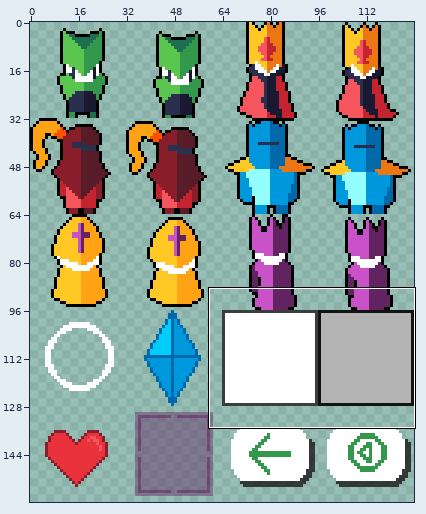
Two states of a sprite sheet, assets/sprites.png. The picture above shows the old version from afar; the outline marks the close-up.
Close-up. Before the commit:
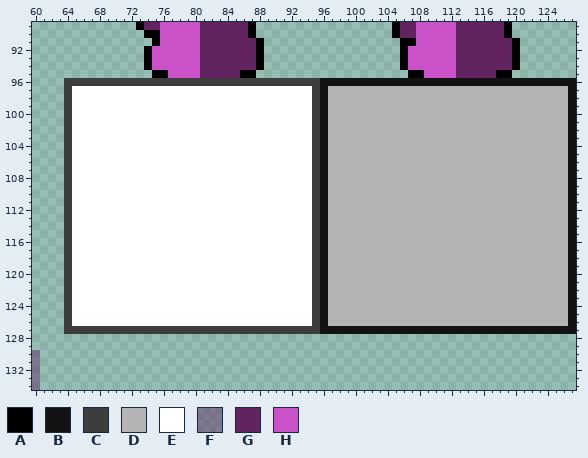
The file is 128x160 pixels. Shown: x 60..127, y 89..134.
Palette (. is transparent): A #000000  B #131313  C #3d3d3d  D #b4b4b4  E #ffffff  F #62246173  G #622461  H #ca52c9
After the commit:
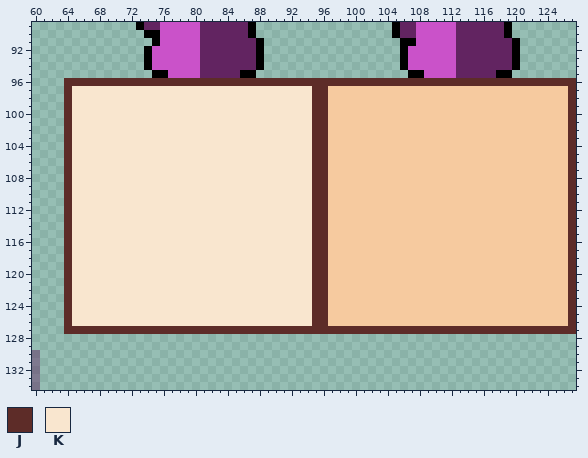
Colours new in this view: J #5d2c28  K #f9e6cf
Change:
colour D: #b4b4b4 -> #f6ca9f
Changed rows in their new state; - is a pixel that keeps its letter.
first column x 64:
 96 JJJJJJJJJJJJJJJJJJJJJJJJJJJJJJJJJJJJJJJJJJJJJJJJJJJJJJJJJJJJJJJJ
 97 JKKKKKKKKKKKKKKKKKKKKKKKKKKKKKKJJ------------------------------J
 98 JKKKKKKKKKKKKKKKKKKKKKKKKKKKKKKJJ------------------------------J
 99 JKKKKKKKKKKKKKKKKKKKKKKKKKKKKKKJJ------------------------------J
100 JKKKKKKKKKKKKKKKKKKKKKKKKKKKKKKJJ------------------------------J
101 JKKKKKKKKKKKKKKKKKKKKKKKKKKKKKKJJ------------------------------J
102 JKKKKKKKKKKKKKKKKKKKKKKKKKKKKKKJJ------------------------------J
103 JKKKKKKKKKKKKKKKKKKKKKKKKKKKKKKJJ------------------------------J
104 JKKKKKKKKKKKKKKKKKKKKKKKKKKKKKKJJ------------------------------J
105 JKKKKKKKKKKKKKKKKKKKKKKKKKKKKKKJJ------------------------------J
106 JKKKKKKKKKKKKKKKKKKKKKKKKKKKKKKJJ------------------------------J
107 JKKKKKKKKKKKKKKKKKKKKKKKKKKKKKKJJ------------------------------J
108 JKKKKKKKKKKKKKKKKKKKKKKKKKKKKKKJJ------------------------------J
109 JKKKKKKKKKKKKKKKKKKKKKKKKKKKKKKJJ------------------------------J
110 JKKKKKKKKKKKKKKKKKKKKKKKKKKKKKKJJ------------------------------J
111 JKKKKKKKKKKKKKKKKKKKKKKKKKKKKKKJJ------------------------------J
112 JKKKKKKKKKKKKKKKKKKKKKKKKKKKKKKJJ------------------------------J
113 JKKKKKKKKKKKKKKKKKKKKKKKKKKKKKKJJ------------------------------J
114 JKKKKKKKKKKKKKKKKKKKKKKKKKKKKKKJJ------------------------------J
115 JKKKKKKKKKKKKKKKKKKKKKKKKKKKKKKJJ------------------------------J
116 JKKKKKKKKKKKKKKKKKKKKKKKKKKKKKKJJ------------------------------J
117 JKKKKKKKKKKKKKKKKKKKKKKKKKKKKKKJJ------------------------------J
118 JKKKKKKKKKKKKKKKKKKKKKKKKKKKKKKJJ------------------------------J
119 JKKKKKKKKKKKKKKKKKKKKKKKKKKKKKKJJ------------------------------J
120 JKKKKKKKKKKKKKKKKKKKKKKKKKKKKKKJJ------------------------------J
121 JKKKKKKKKKKKKKKKKKKKKKKKKKKKKKKJJ------------------------------J
122 JKKKKKKKKKKKKKKKKKKKKKKKKKKKKKKJJ------------------------------J
123 JKKKKKKKKKKKKKKKKKKKKKKKKKKKKKKJJ------------------------------J
124 JKKKKKKKKKKKKKKKKKKKKKKKKKKKKKKJJ------------------------------J
125 JKKKKKKKKKKKKKKKKKKKKKKKKKKKKKKJJ------------------------------J
126 JKKKKKKKKKKKKKKKKKKKKKKKKKKKKKKJJ------------------------------J
127 JJJJJJJJJJJJJJJJJJJJJJJJJJJJJJJJJJJJJJJJJJJJJJJJJJJJJJJJJJJJJJJJ
Boxes around the changes in both close-ups, in picture pixels (x1, y1, x2, y2):
changed: (64, 78, 576, 334)
